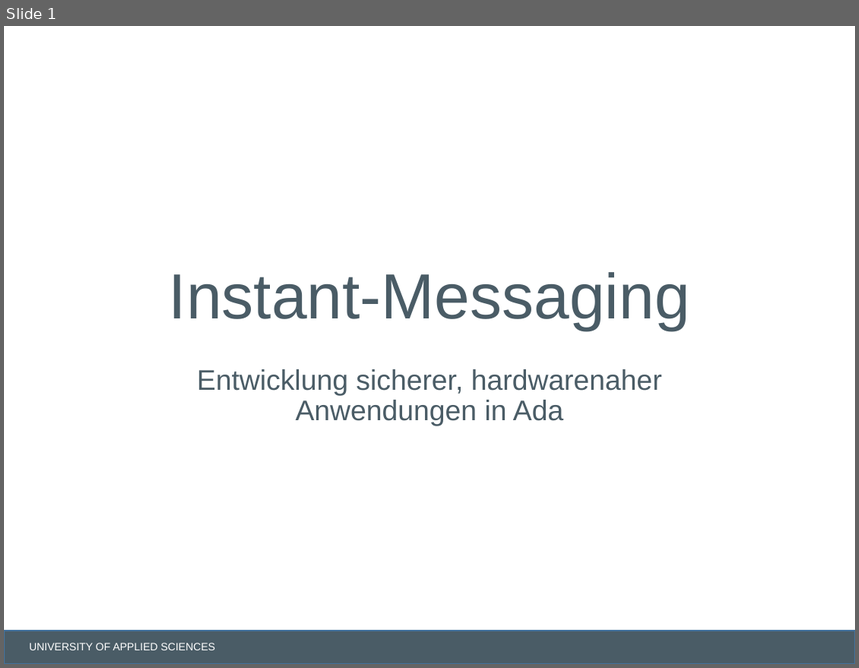
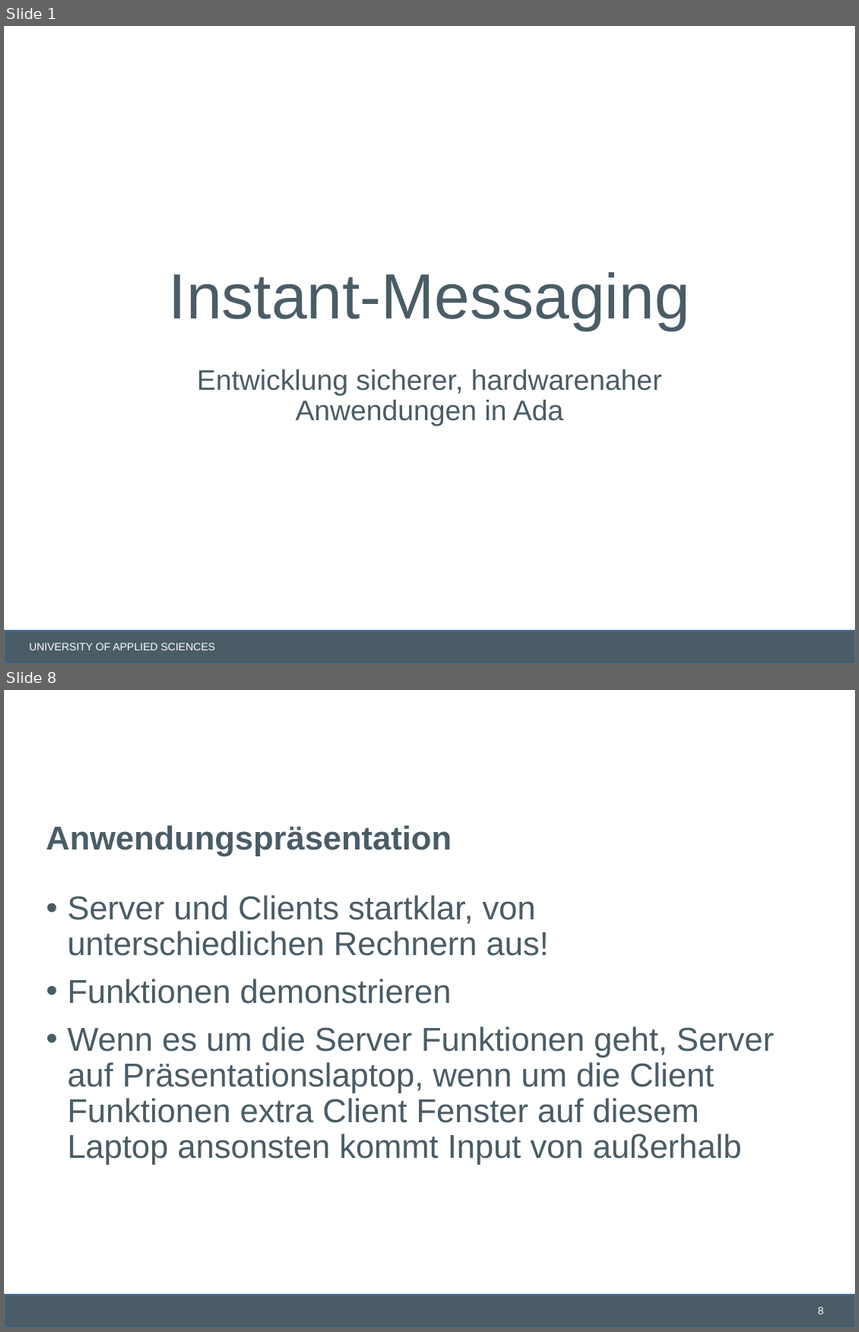
Before and after one commit to lschmischke/ADAChat, a slide deck: documentation/Ada Chat.pptx. Shown one above the other, each under a label of ours: slide 1 before the commit, slides 1 and 8 after it; the slides between them are not shown. The pictures are 859x668 and 859x1332 pixels, drawn with LibreOffice and Linux fonts; fonts in the diff are those of the drawing; background and template pictures are left out. Boxes give left, top, right and bottom in pixels: in the first picture for what was removed or moved away, otherwise in the second. Text is boxed around its words. In the diff, an @@ line names an element or a change of style, - is before the commit and + after.

```diff
--- a/documentation/Ada Chat.pptx
+++ b/documentation/Ada Chat.pptx
@@ slide 8 added at (x1=4, y1=690, x2=855, y2=1328), background #FFFFFF; not listed: 1 template element that a slide beside it also shows @@
@@ title added at (x1=46, y1=825, x2=452, y2=856), 28 pt, text #4A5C66, bold @@
+Anwendungspräsentation
@@ text added at (x1=67, y1=895, x2=774, y2=1165), 28 pt, text #4A5C66 @@
+• Server und Clients startklar, von unterschiedlichen Rechnern aus!
+• Funktionen demonstrieren
+• Wenn es um die Server Funktionen geht, Server auf Präsentationslaptop, wenn um die Client Funktionen extra Client Fenster auf diesem Laptop ansonsten kommt Input von außerhalb
@@ page number added at (x1=818, y1=1307, x2=824, y2=1315), 9 pt, text #FFFFFF @@
+8
```
Also in this commit, not shown: 1 slide changed, 8 other slides added, 2 other files.
